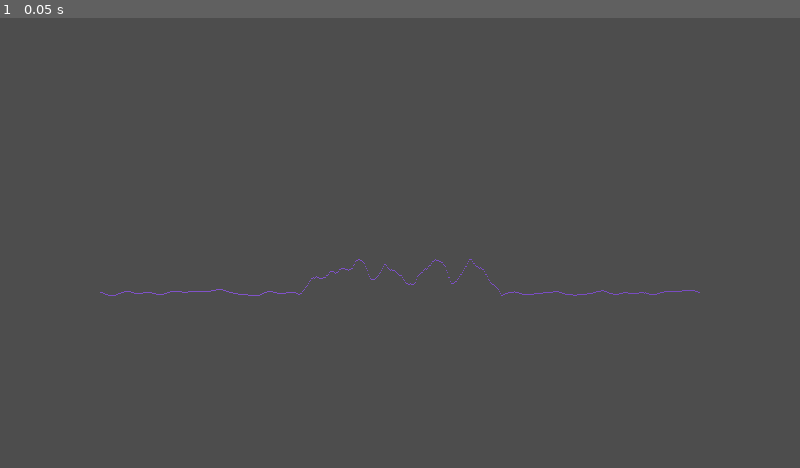
Above: before the commit, frame 1.
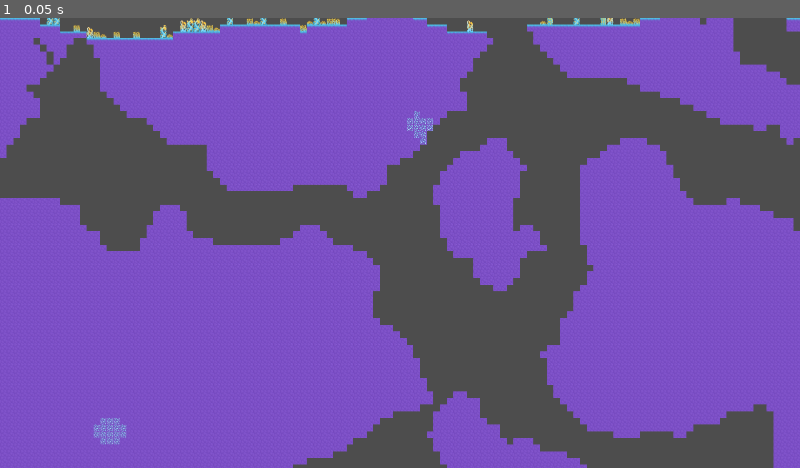
Above: after the commit, the same moment.

Repository: TheCubicCyborg/Lost-To-Space-Cyborg-Cut
Game: Godot game, scene res://Modules/WorldGen/world.tscn
The game is run twice, just before and just after one commit, with the same random seed, the same clock (stepped at 60 frames per second) and the same inputs. The project has no main scene, so this scene is started directly.
Inputs:
- Up to frame 1 (0.05 s): no input

The runs differ from the first frame. In frame 1, 67% of the frame differs, in the area x 0-100%, y 0-100%.

Commit message:
v1 world generation complete

Diff:
--- a/Modules/WorldGen/world.tscn
+++ b/Modules/WorldGen/world.tscn
@@ -1,7 +1,19 @@
-[gd_scene load_steps=7 format=3 uid="uid://7on6go48oawv"]
+[gd_scene load_steps=9 format=3 uid="uid://7on6go48oawv"]
 
 [ext_resource type="Texture2D" uid="uid://cd7vlayd31r3t" path="res://Assets/TileSheets/overlay_tilesheet.png" id="1_p878d"]
 [ext_resource type="Script" path="res://Modules/WorldGen/world_generator.gd" id="1_xi8eb"]
+
+[sub_resource type="TileMapPattern" id="TileMapPattern_a2l5a"]
+tile_data = PackedInt32Array(65536, 131072, 1, 131072, 131072, 1, 196608, 131072, 1, 1, 131072, 1, 65537, 131072, 1, 131073, 131072, 1, 196609, 131072, 1, 262145, 131072, 1, 2, 131072, 1, 65538, 131072, 1, 131074, 131072, 1, 196610, 131072, 1, 3, 131072, 1, 65539, 131072, 1, 131075, 131072, 1)
+
+[sub_resource type="TileMapPattern" id="TileMapPattern_eujf8"]
+tile_data = PackedInt32Array(65536, 131072, 1, 131072, 131072, 1, 1, 131072, 1, 65537, 131072, 1, 131073, 131072, 1, 196609, 131072, 1, 65538, 131072, 1, 131074, 131072, 1, 196610, 131072, 1, 262146, 131072, 1, 65539, 131072, 1, 131075, 131072, 1)
+
+[sub_resource type="TileMapPattern" id="TileMapPattern_qyd3l"]
+tile_data = PackedInt32Array(65536, 131072, 1, 131072, 131072, 1, 1, 131072, 1, 65537, 131072, 1, 131073, 131072, 1, 196609, 131072, 1, 2, 131072, 1, 65538, 131072, 1, 131074, 131072, 1, 196610, 131072, 1, 3, 131072, 1, 65539, 131072, 1, 131075, 131072, 1, 196611, 131072, 1, 65540, 131072, 1, 131076, 131072, 1)
+
+[sub_resource type="TileMapPattern" id="TileMapPattern_na3in"]
+tile_data = PackedInt32Array(0, 131072, 1, 65536, 131072, 1, 131072, 131072, 1, 1, 131072, 1, 65537, 131072, 1, 131073, 131072, 1, 196609, 131072, 1, 2, 131072, 1, 65538, 131072, 1, 131074, 131072, 1, 196610, 131072, 1, 262146, 131072, 1, 65539, 131072, 1, 131075, 131072, 1, 196611, 131072, 1, 262147, 131072, 1)
 
 [sub_resource type="TileSetAtlasSource" id="TileSetAtlasSource_lb5j5"]
 texture = ExtResource("1_p878d")
@@ -43,16 +55,10 @@
 
 [sub_resource type="TileSet" id="TileSet_bfe6w"]
 sources/0 = SubResource("TileSetAtlasSource_lb5j5")
-
-[sub_resource type="FastNoiseLite" id="FastNoiseLite_bu6id"]
-noise_type = 3
-frequency = 0.05
-fractal_type = 0
-domain_warp_enabled = true
-domain_warp_fractal_type = 0
-
-[sub_resource type="NoiseTexture2D" id="NoiseTexture2D_5r3jb"]
-noise = SubResource("FastNoiseLite_bu6id")
+pattern_0 = SubResource("TileMapPattern_a2l5a")
+pattern_1 = SubResource("TileMapPattern_eujf8")
+pattern_2 = SubResource("TileMapPattern_qyd3l")
+pattern_3 = SubResource("TileMapPattern_na3in")
 
 [node name="World" type="Node2D"]
 script = ExtResource("1_xi8eb")
@@ -60,10 +66,3 @@
 [node name="TileMap" type="TileMap" parent="."]
 tile_set = SubResource("TileSet_bfe6w")
 format = 2
-
-[node name="Sprite2D" type="Sprite2D" parent="."]
-visible = false
-texture = SubResource("NoiseTexture2D_5r3jb")
-
-[node name="Camera2D" type="Camera2D" parent="."]
-zoom = Vector2(0.15, 0.15)
--- a/Modules/WorldGen/world_generator.gd
+++ b/Modules/WorldGen/world_generator.gd
@@ -2,10 +2,52 @@
 
 var flat = FastNoiseLite.new()
 var hilly = FastNoiseLite.new()
+var caves = FastNoiseLite.new()
+var ores = FastNoiseLite.new()
 @onready var tilemap = $TileMap
 
 # Called when the node enters the scene tree for the first time.
 func _ready():
+	generate_surface()
+	generate_ores()
+	generate_caves()
+
+# Called every frame. 'delta' is the elapsed time since the previous frame.
+func _process(delta):
+	pass
+
+func generate_ores():
+	for x in range(-300,300):
+		for y in range(10,300):
+			if(randi_range(0,1500) == 1):
+				var pat_num = randi_range(0,2)
+				tilemap.set_pattern(0,Vector2i(x,y),tilemap.tile_set.get_pattern(pat_num))
+				if x >= 295:
+					tilemap.set_pattern(0,Vector2i(-300-(300-x),y),tilemap.tile_set.get_pattern(pat_num))
+
+func generate_caves():
+	caves.seed = randi()
+	caves.frequency = 0.02
+	caves.noise_type = FastNoiseLite.TYPE_VALUE
+	var radius = 300/PI
+	var step = PI/300
+	for x in range(-300,300):
+		for y in range(-300,300):
+			var origin_dist = round(sqrt(pow(x,2)+pow(y,2)))
+			if(origin_dist > 10):
+				var value = caves.get_noise_3d((radius*cos(x*step)),(radius*sin(x*step)),y)
+				if(value > -0.1 and value < 0.1):
+					tilemap.erase_cell(0,Vector2i(x,y))
+			elif(origin_dist > 5):
+				var value = caves.get_noise_3d((radius*cos(x*step)),(radius*sin(x*step)),y)
+				var ratio = origin_dist-5/5
+				value = value*ratio
+				if(value > -0.1 and value < 0.1):
+					tilemap.erase_cell(0,Vector2i(x,y))
+
+				#tilemap.set_cell(0,Vector2i(x,y),0,Vector2i(0,0))
+
+func generate_surface():
 	flat.seed = randi()
 	hilly.seed = randi()
 	flat.fractal_type = FastNoiseLite.FRACTAL_NONE
@@ -21,34 +63,42 @@
 	var step = PI/300
 
 	for x in range(-300,300):
-		var sample1 = 50 + round(flat.get_noise_2dv(Vector2i((radius*cos(x*step)),(radius*sin(x*step))))*5)
-		var sample2 = 30 + round(hilly.get_noise_2dv(Vector2i((radius*cos(x*step)),(radius*sin(x*step))))*20)
+		var sample1 = round(flat.get_noise_2dv(Vector2i((radius*cos(x*step)),(radius*sin(x*step))))*5)
+		var sample2 = -30 + round(hilly.get_noise_2dv(Vector2i((radius*cos(x*step)),(radius*sin(x*step))))*20)
 		var sample
-		if(x < 200 and x > -200):
+		if((x >= 15 and x < 200) or (x >= -200 and x < -15)):
 			sample = sample1
-		elif(x >= 220 or x <= -220):
+		elif(x >= 220 or x < -220):
 			sample = sample2
 		elif (x >= 200 and x < 220):
 			var ratio = (x-199.0)/20.0
 			sample = (sample2*ratio)+(sample1*(1-ratio))
-		elif(x <= -200 and x > -220):
+		elif (x >= -5 and x < 5):
+			sample = 0
+		elif (x >= -15 and x < -5):
+			var ratio = -(x+5.0)/10.0
+			sample = sample1*ratio
+		elif (x >= 5 and x < 15):
+			var ratio = (x-4.0)/10.0
+			sample = sample1*ratio
+		elif(x < -200 and x >= -220):
 			var ratio = -(x+199.0)/20.0
 			sample = (sample2*ratio)+(sample1*(1-ratio))
 
 		#tilemap.set_cell(0,Vector2i(x,sample),0,Vector2i(0,0))
-		if(x < 0):
-			tilemap.set_cell(0,Vector2i(x+300,sample),0,Vector2i(0,0))
-		elif(x>= 0):
-			tilemap.set_cell(0,Vector2i(x-300,sample),0,Vector2i(0,0))
+		tilemap.set_cell(0,Vector2i(x,round(sample)),0,Vector2i(2,0))
 
-		if(x == -300):
-			print(sample2)
-		if(x == 299):
-			print(sample2)
-		#tilemap.set_cell(0,Vector2i(x,50 + sample2),0,Vector2i(0,0))
-		#tilemap.set_cell(0,Vector2i(x,10),0,Vector2i(0,0))
-		#tilemap.set_cell(0,Vector2i((radius*cos(x*step)),(radius*sin(x*step))),0,Vector2i(0,0))
+		var plant_test = randi_range(1,20)
+		if(plant_test == 1):
+			tilemap.set_cell(0,Vector2i(x,round(sample)-1),0,Vector2i(3,2))
+		if(plant_test >= 2 and plant_test < 4):
+			tilemap.set_cell(0,Vector2i(x,round(sample)-1),0,Vector2i(3,5))
+		if(plant_test >= 4 and plant_test < 6):
+			tilemap.set_cell(0,Vector2i(x,round(sample)-1),0,Vector2i(2,5))
+		if(plant_test >= 6 and plant_test < 8):
+			tilemap.set_cell(0,Vector2i(x,round(sample)-1),0,Vector2i(1,6))
+		if(plant_test >= 8 and plant_test < 10):
+			tilemap.set_cell(0,Vector2i(x,round(sample)-1),0,Vector2i(1,4))
 
-# Called every frame. 'delta' is the elapsed time since the previous frame.
-func _process(delta):
-	pass
+		for y in range(round(sample)+1,300):
+			tilemap.set_cell(0,Vector2i(x,y),0,Vector2i(0,0))
Binary file changed: Assets/TileSheets/overlay_tilesheet.png
